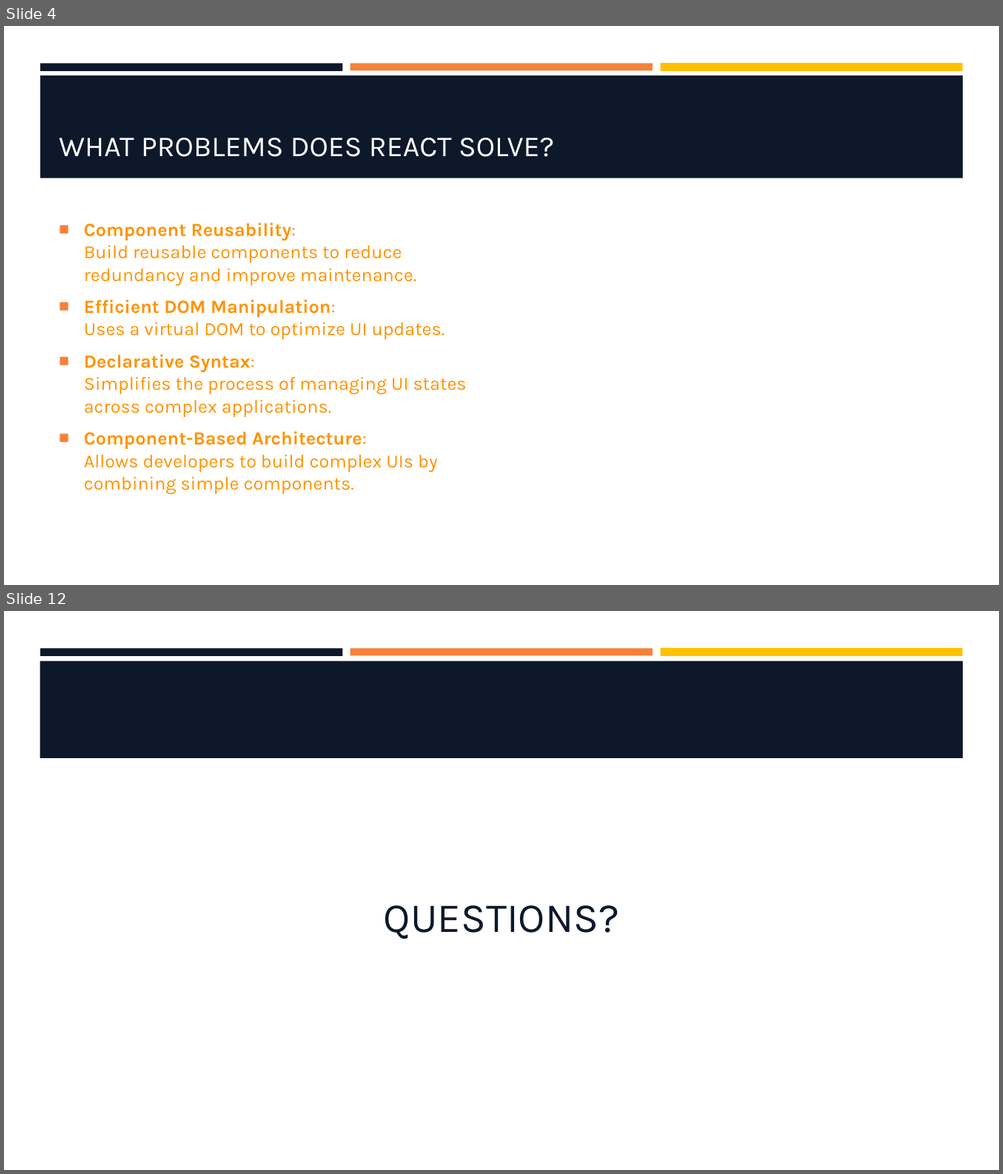
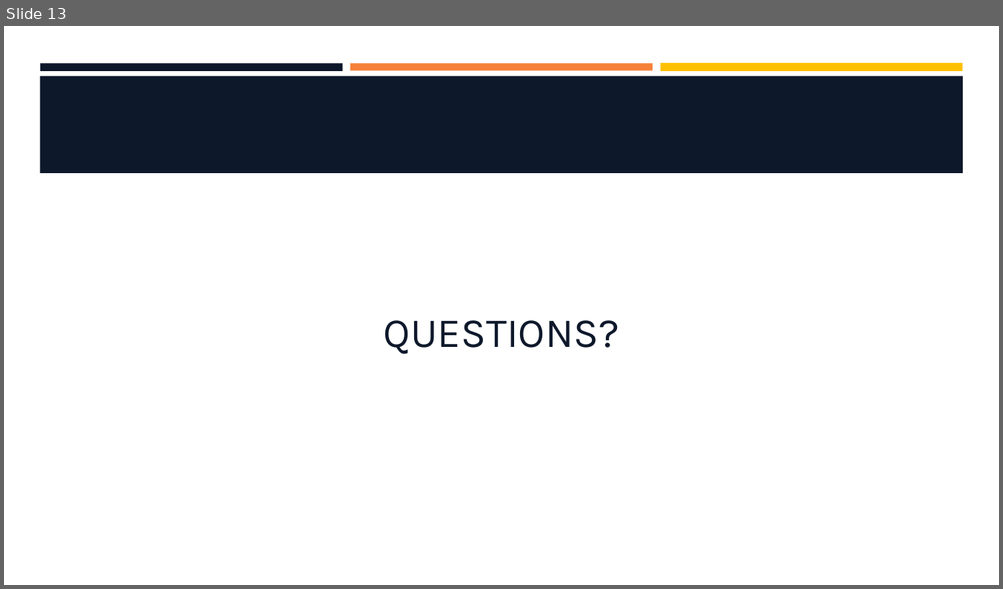
Before and after one commit to hawkeye1900/SBC-Sept24, a slide deck: week-10/W10-S2-ReactContext/W10-S2-ReactContext.pptx. Shown one above the other, each under a label of ours: slides 4 and 12 before the commit, slide 13 after it; the slides between them are not shown. The pictures are 1003x1174 and 1003x589 pixels, drawn with LibreOffice and Linux fonts; fonts in the diff are those of the drawing; background and template pictures are left out. Boxes give left, top, right and bottom in pixels: in the first picture for what was removed or moved away, otherwise in the second. Text is boxed around its words. In the diff, an @@ line names an element or a change of style, - is before the commit and + after.

```diff
--- a/week-10/W10-S2-ReactContext/W10-S2-ReactContext.pptx
+++ b/week-10/W10-S2-ReactContext/W10-S2-ReactContext.pptx
@@ slide 4 removed at <box>4,26,999,585</box>, background #FFFFFF; not listed: 3 template elements that a slide beside it also shows @@
@@ rectangle removed at <box>40,76,963,178</box> @@
@@ title removed at <box>59,138,554,157</box> @@
-WHAT PROBLEMS DOES REACT SOLVE?
@@ text removed at <box>84,223,466,494</box> @@
-■ Component Reusability:
-  Build reusable components to reduce redundancy and improve maintenance.
-■ Efficient DOM Manipulation:
-  Uses a virtual DOM to optimize UI updates.
-■ Declarative Syntax:
-  Simplifies the process of managing UI states across complex applications.
-■ Component-Based Architecture:
-  Allows developers to build complex UIs by combining simple components.
@@ what was slide 12 is now slide 13 @@
```
Also in this commit, not shown: 3 slides changed, 9 slides added, 7 other slides removed.
